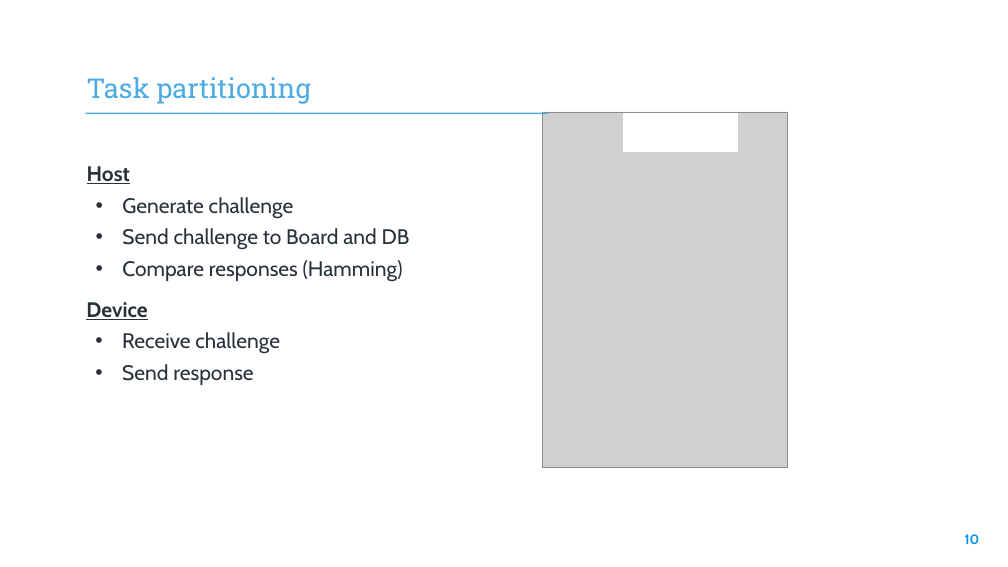
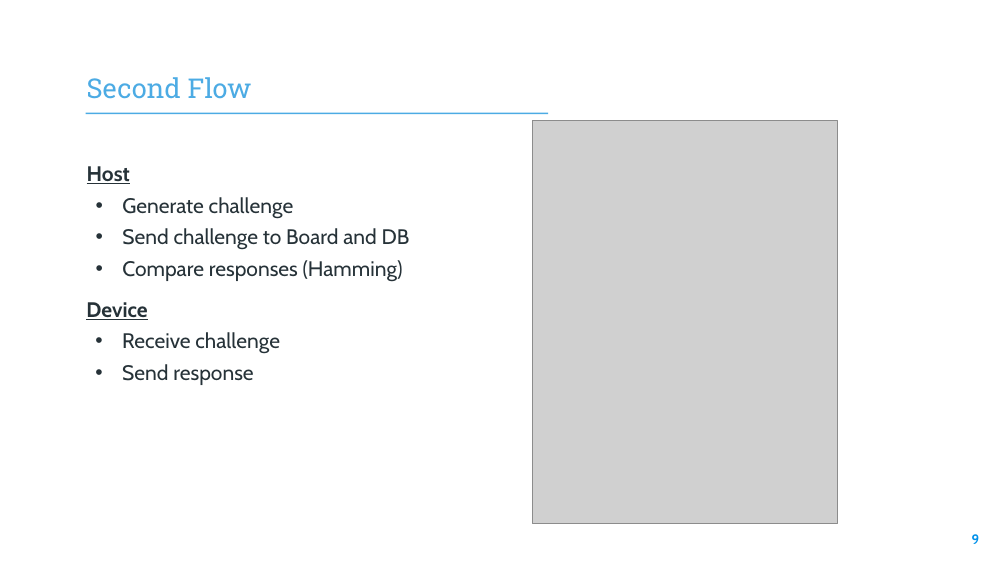
Before and after one commit to elenaroncolino/SEcube-code, a slide deck: slide 9 of Design and Development of a RAM-based PUF.pptx (slide 10 before the commit). Drawn at 1008x567 pixels with LibreOffice and Linux fonts; fonts in the diff are those of the drawing; grey boxes stand for pictures; background and template pictures are left out. Boxes give left, top, right and bottom in pixels: in the first picture for what was removed or moved away, otherwise in the second. Text is boxed around its words. In the diff, an @@ line names an element or a change of style, - is before the commit and + after.

Commit message:
ppt

```diff
--- a/Design and Development of a RAM-based PUF.pptx
+++ b/Design and Development of a RAM-based PUF.pptx
@@ text at (x1=87, y1=77, x2=252, y2=99): text changed @@
-Task partitioning
+Second Flow
@@ picture removed at (x1=548, y1=118, x2=788, y2=465) @@
@@ picture resized from (x1=542, y1=112, x2=788, y2=468) to (x1=532, y1=121, x2=838, y2=524) @@
@@ page number at (x1=972, y1=534, x2=980, y2=544): text changed @@
-10
+9
```
Also in this commit, not shown: 2 other slides changed, 1 slide added, 2 slides removed, 4 other files.
